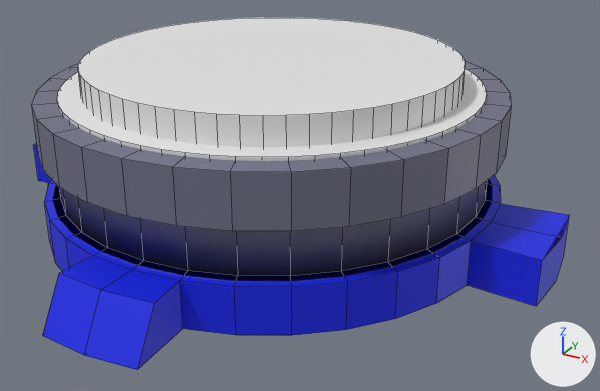
The FBX model Assets/Imports/player-base.fbx as it was, and as the next commit left it.
The view is the same before and after, from a camera (50 mm lens) standing at (3.98, -6.7, 2.94) and looking at (0.33, -0.06, -0.37). Lighting does not change. The marker at lower right points along +X, +Y and +Z. Mesh edges are drawn as thin lines. Where no turn or scale is listed for an object, it has been applied to the vertices.

Names of what the first picture shows: 'Base', 'Push', 'Ring'.
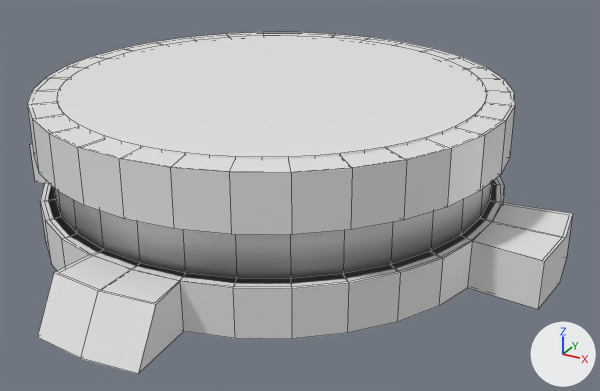
Diff of the bpy script that builds the scene:
```diff
--- a/Assets/Imports/player-base.fbx.py
+++ b/Assets/Imports/player-base.fbx.py
@@ mat_outline_001 @@
+mat_outline_001 = principled_material('Outline.001')
+mat_outline_001.base_color = (0.8, 0.8, 0.8)  # white #e7e7e7
+mat_outline_001.roughness = 0.4
@@ me_cylinder_004 @@
 # used by ob_base; location = (0.0, 0.0, 0.0)
-me_cylinder_004.from_pydata(...)  # 248 vertices, 218 faces; spans x -2.86..2.86, y -2.85..2.87, z -0.69..0.69
+me_cylinder_004.from_pydata(...)  # 496 vertices, 468 faces; spans x -2.89..2.89, y -2.89..2.91, z -0.71..0.71
+# me_cylinder_004 part 1
+# 176 vertices are added at x -2.89..2.89, y -2.89..2.91, z -0.71..0.71
+# 28 new vertices lie (0.0, 0.0, 0.49) away from vertices in x -2.23..2.23, y -2.23..2.23, z 0.21
+# 24 new vertices lie (0.0, 0.0, 0.45) away from vertices in x -2.84..2.84, y -2.1..2.1, z -0.7
+# 5 new vertices lie (0.01, 0.0, 0.43) away from vertices in x -2.14..-0.82, y -1.97..1.97, z -0.24
+# 5 new vertices lie (0.01, 0.0, -0.43) away from vertices in x 0.81..2.13, y -1.97..1.97, z 0.19
+# 5 new vertices lie (0.0, 0.01, 0.43) away from vertices in x -1.97..1.97, y -2.14..-0.82, z -0.24
+# 5 new vertices lie (0.0, 0.01, -0.43) away from vertices in x -1.97..1.97, y 0.81..2.13, z 0.19
+# 218 new faces join them, mat_outline_001 (white #e7e7e7)
+# 32 new faces join them, mat_material_002 (blue #6f7185)
 me_cylinder_004.materials.append(mat_material_001)
 me_cylinder_004.materials.append(mat_material_002)
+me_cylinder_004.materials.append(mat_outline_001)  # white #e7e7e7
@@ ob_push @@
-ob_push = bpy.data.objects.new('Push', me_cylinder_002)
-ob_push.location = (0.0, 0.0, 0.666)
```

Boxes [x1, y1, x2, y2] around the edits, measured in the pictures (600 x 391 px):
'Base', reshaped (10% taller)
    before: [31, 60, 569, 370]
    after: [27, 32, 573, 374]
'Push', deleted
    before: [78, 17, 465, 147]
part 1 of me_cylinder_004, added
    after: [27, 32, 573, 374]
'Ring', unchanged, uncovered by the edit
    before: [57, 68, 487, 161]
    after: [57, 35, 487, 159]
